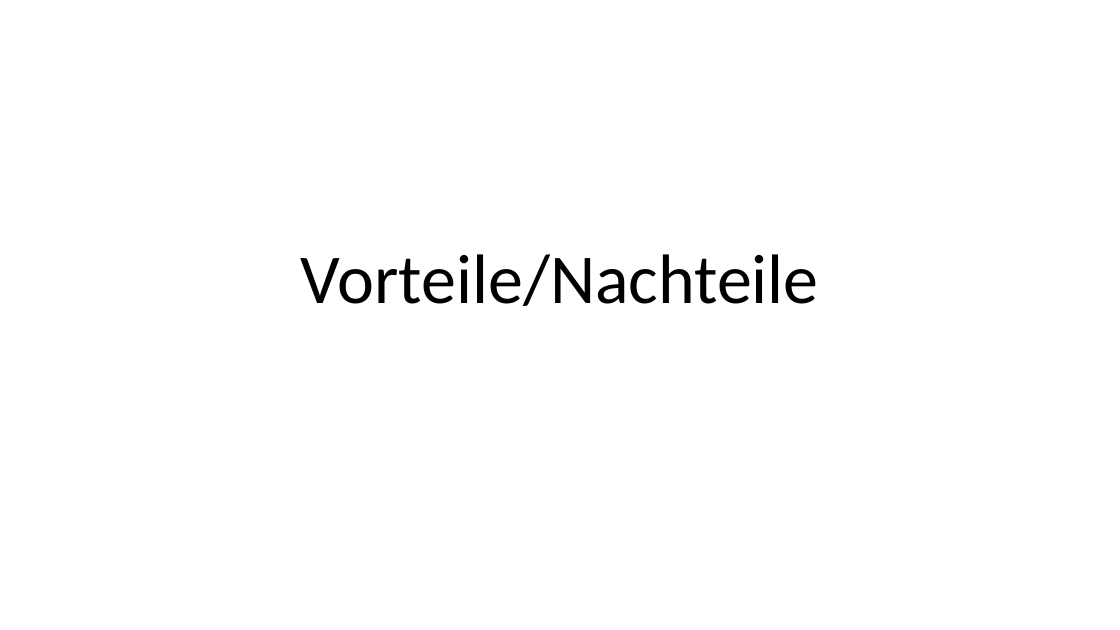
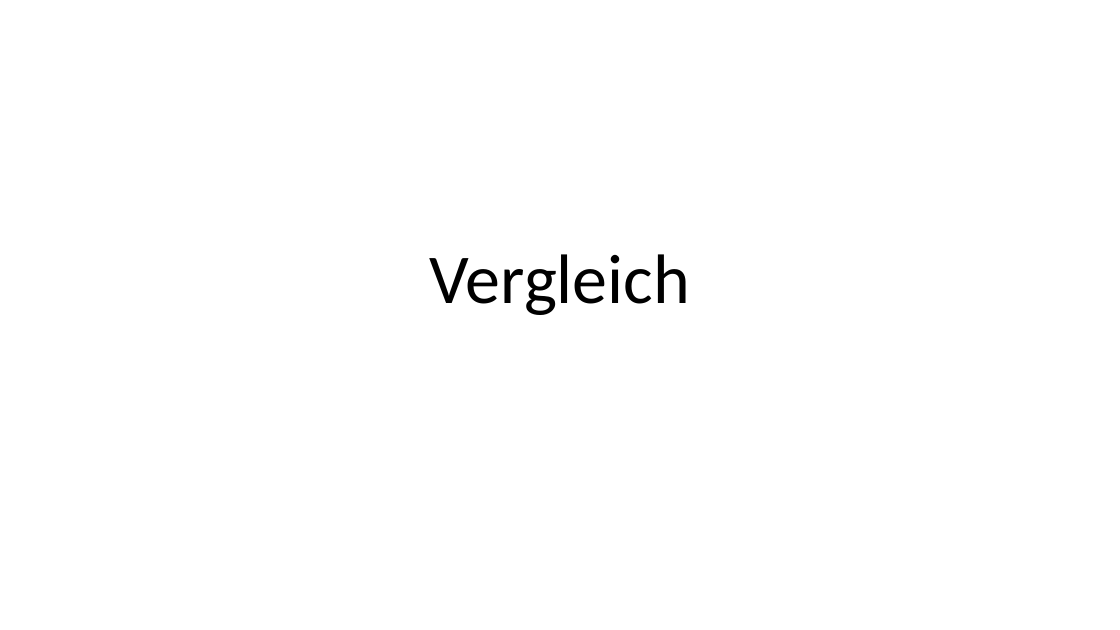
Before and after one commit to Philwi/HTWDresdenIMBeleg, a slide deck: slide 28 of FaaS.pptx. Drawn at 1120x630 pixels with LibreOffice and Linux fonts; fonts in the diff are those of the drawing. Boxes give left, top, right and bottom in pixels: in the first picture for what was removed or moved away, otherwise in the second. Text is boxed around its words. In the diff, an @@ line names an element or a change of style, - is before the commit and + after.

```diff
--- a/FaaS.pptx
+++ b/FaaS.pptx
@@ title at (430,254,691,315): text changed @@
-Vorteile/Nachteile
+Vergleich
```
Also in this commit, not shown: 8 other slides changed, 5 slides added, 5 slides removed.
